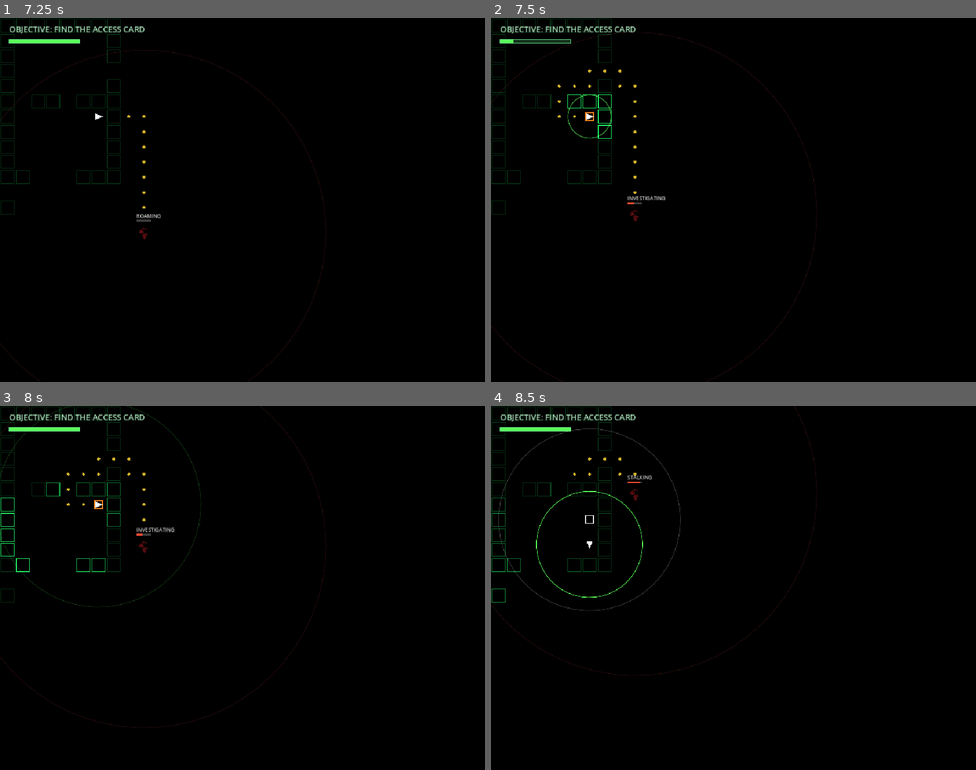
Above: before the commit, frames 1-4 (two rows, left to right).
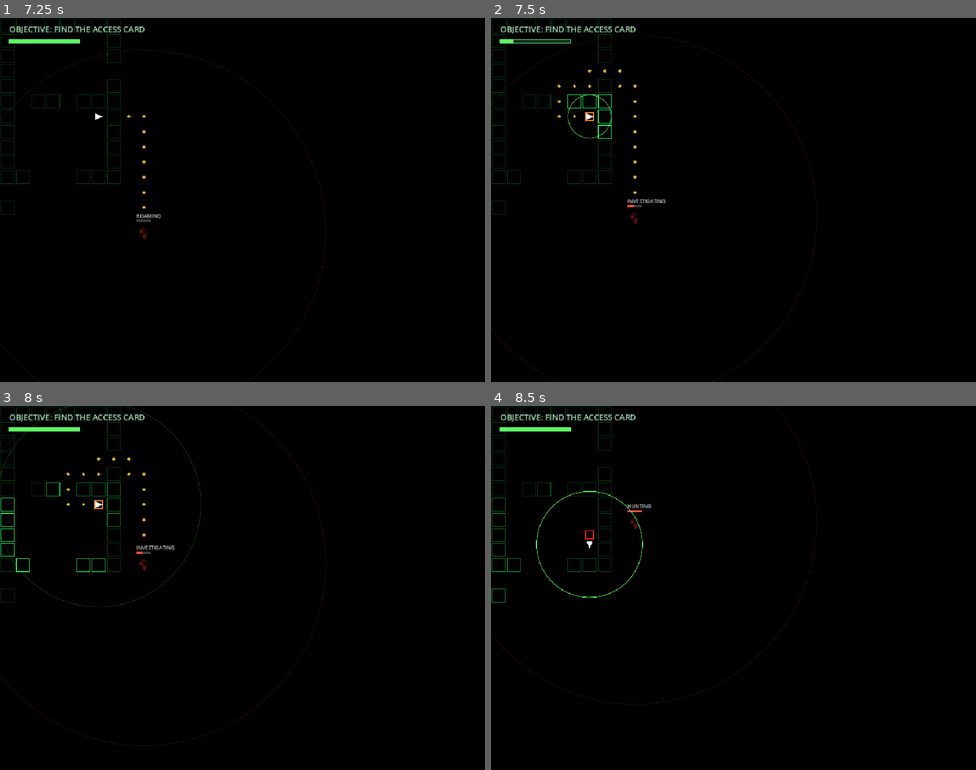
Above: after the commit, the same moments.

Repository: UnderstoodUseYourUsernameHere/Sonar
Game: Godot game, scene res://scenes/main.tscn
Same seed, same stepped clock (60 frames per second), same inputs: the game is played once before the commit and once after it.
Inputs (mouse positions are in pixels of both pictures, inside the frame that each line leads up to):
- Up to frame 1 (7.25 s): tap Enter at 0.5 s; move the mouse to (218, 272) at 0.52 s; hold W (move_up) 0.53-2.03 s; tap Space (ping) at 0.6, 2.85, 5.1 s; click (218, 272) at 0.67 s; move the mouse to (388, 254) at 1.27 s; tap Alt at 1.35, 3.6, 5.85 s; move the mouse to (97, 145) at 2.02 s; hold Left (move_left) 2.03-3.53 s; tap Shift at 2.1, 4.35, 6.6 s; move the mouse to (266, 200) at 2.77 s; click (266, 200) at 2.92 s; move the mouse to (169, 109) at 3.52 s; hold S (move_down) 3.53-4.28 s; move the mouse to (349, 181) at 4.27 s; hold Right (move_right) 4.28-5.03 s; move the mouse to (145, 218) at 5.02 s; hold W (move_up) 5.03-5.78 s; click (145, 218) at 5.17 s; move the mouse to (291, 119) at 5.77 s; hold Right (move_right) from 5.78 s (still down); move the mouse to (218, 272) at 6.52 s
- Up to frame 2 (7.5 s): keep holding Right (move_right); move the mouse to (879, 254) at 7.27 s; tap Space (ping) at 7.35 s; click (879, 254) at 7.42 s
- Up to frame 3 (8 s): keep holding Right (move_right)
- Up to frame 4 (8.5 s): move the mouse to (588, 533) at 8.02 s; release Right (move_right) at 8.03 s; hold S (move_down) from 8.03 s (still down); tap Alt at 8.1 s

Frame 1 is identical in both runs. In frame 2, 0.5% of the frame differs, in the area x 0-67%, y 4-100%; in frame 3, 0.6%; in frame 4, 0.7%, in the area x 0-68%, y 0-82%.

Commit message:
Add monster hunting state triggered by awareness, proximity, or creep

Diff:
--- a/scripts/main.gd
+++ b/scripts/main.gd
@@ -30,6 +30,12 @@
 const MONSTER_STALK_DISTANCE_MIN: int = 2
 const MONSTER_STALK_CREEP_SECONDS: float = 3.0
 
+const AWARENESS_HUNT_THRESHOLD: float = 1.0
+const AWARENESS_AFTER_LOST_HUNT: float = 0.3
+const MONSTER_HUNT_MOVE_TIME: float = 0.11
+const MONSTER_HUNT_LOSE_SECONDS: float = 2.5
+const MONSTER_HUNT_PROXIMITY_TILES: float = 2.0
+
 const WALL_DIM_SEEN_ALPHA: float = 0.18 ## A wall thats been seen before never dims below this(its going to be an alpha, sigma oh my god!!!!)
 const WALL_FLASH_DURATION: float = 1.2
 
@@ -40,7 +46,7 @@
 const MONSTER_ROAM_ATTEMPTS: int = 40
 
 const MONSTER_ROAM_MOVE_TIME: float = 0.26
-const MONSTER_INVESTIGATE_MOVE_TIME: float = 0.12
+const MONSTER_INVESTIGATE_MOVE_TIME: float = 0.18
 const MONSTER_SEARCH_MOVE_TIME: float = 0.20
 
 const MONSTER_SEARCH_DURATION: float = 4.5
@@ -106,7 +112,8 @@
 	ROAMING,
 	INVESTIGATING,
 	SEARCHING,
-	STALKING
+	STALKING,
+	HUNTING
 }
 
 var map_width: int = 0
@@ -170,6 +177,9 @@
 var monster_stalk_target: Vector2i = Vector2i.ZERO
 var monster_stalk_distance: int = MONSTER_STALK_DISTANCE_START
 var monster_stalk_creep_remaining: float = 0.0
+
+var monster_hunt_target: Vector2i = Vector2i.ZERO
+var monster_hunt_lose_remaining: float = 0.0
 
 var card_cell: Vector2i = Vector2i.ZERO
 var card_draw_position: Vector2 = Vector2.ZERO
@@ -384,6 +394,8 @@
 			return MONSTER_SEARCH_MOVE_TIME
 		MonsterState.STALKING:
 			return MONSTER_STALK_MOVE_TIME
+		MonsterState.HUNTING:
+			return MONSTER_HUNT_MOVE_TIME
 		_:
 			return MONSTER_ROAM_MOVE_TIME
 
@@ -505,6 +517,33 @@
 		if monster_stalk_distance > MONSTER_STALK_DISTANCE_MIN:
 			monster_stalk_distance -= 1
 			monster_needs_new_path = true
+		else:
+			_begin_monster_hunting(monster_stalk_target)
+
+func _begin_monster_hunting(target_cell: Vector2i) -> void:
+	monster_state = MonsterState.HUNTING
+	monster_awareness = 1.0
+	monster_hunt_target = target_cell
+	monster_hunt_lose_remaining = MONSTER_HUNT_LOSE_SECONDS
+	monster_path.clear()
+	monster_needs_new_path = true
+
+func _update_monster_hunting(delta: float) -> void:
+	if is_monster_moving:
+		return
+
+	if monster_needs_new_path:
+		_set_monster_path(monster_hunt_target)
+		monster_needs_new_path = false
+		return
+
+	if not monster_path.is_empty():
+		return
+
+	monster_hunt_lose_remaining -= delta
+	if monster_hunt_lose_remaining <= 0.0:
+		monster_awareness = AWARENESS_AFTER_LOST_HUNT
+		_begin_monster_search(monster_hunt_target)
 
 func _pick_monster_search_target() -> Vector2i:
 	var candidates: Array[Vector2i] = []
@@ -763,6 +802,8 @@
 	var decay_rate: float = AWARENESS_DECAY_PER_SECOND
 	if monster_state == MonsterState.STALKING:
 		decay_rate = AWARENESS_DECAY_PER_SECOND
+	elif monster_state == MonsterState.HUNTING:
+		decay_rate = 0.0
 	monster_awareness = maxf(monster_awareness - AWARENESS_DECAY_PER_SECOND * delta, 0.0)
 
 	if last_noise_time > monster_last_heard_noise_time:
@@ -784,10 +825,19 @@
 		MonsterState.STALKING:
 			_update_monster_stalking(delta)
 
+		MonsterState.HUNTING:
+			_update_monster_hunting(delta)
+
 func _on_monster_heard_noise() -> void:
 	monster_awareness = minf(monster_awareness + last_noise_loudness, 1.0)
 
-	if monster_awareness >= AWARENESS_STALK_THRESHOLD:
+	var noise_distance: float = monster_draw_position.distance_to(_cell_center(last_noise_cell))
+	var noise_is_close: bool = noise_distance <= MONSTER_HUNT_PROXIMITY_TILES * TILE_SIZE
+	var stalking_and_close: bool = monster_state == MonsterState.STALKING and noise_is_close
+
+	if monster_awareness >= AWARENESS_HUNT_THRESHOLD or stalking_and_close:
+		_begin_monster_hunting(last_noise_cell)
+	elif monster_awareness >= AWARENESS_STALK_THRESHOLD:
 		_begin_monster_stalking(last_noise_cell)
 	else:
 		_begin_monster_investigation(last_noise_cell)
@@ -1139,6 +1189,9 @@
 				Color(marker_color, 0.25),
 				1.0, true
 			)
+		MonsterState.HUNTING:
+			target_center = _cell_center(monster_hunt_target)
+			marker_color = Color(1.0, 0.1, 0.1, 1.0)
 		_:
 			return
 
